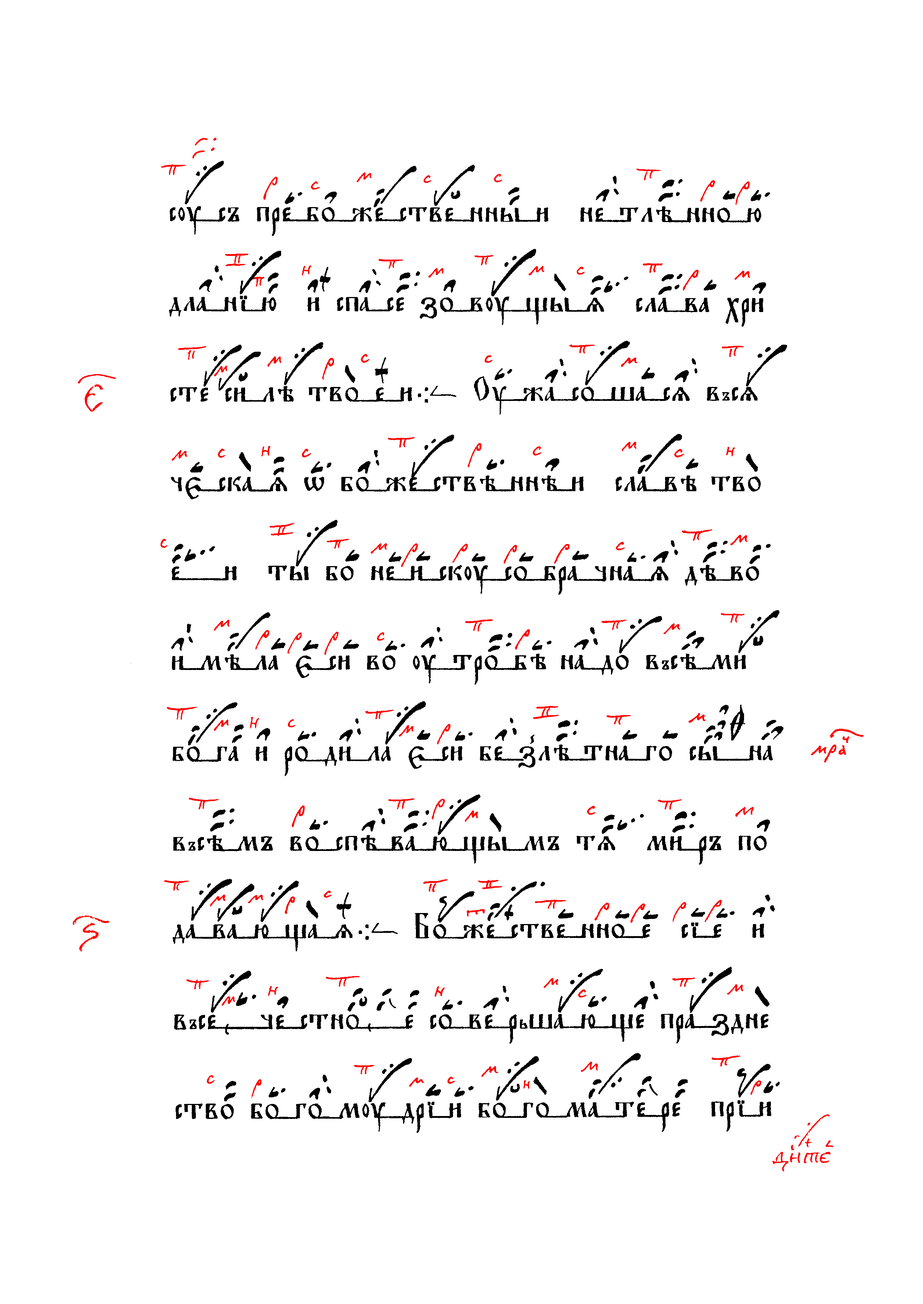
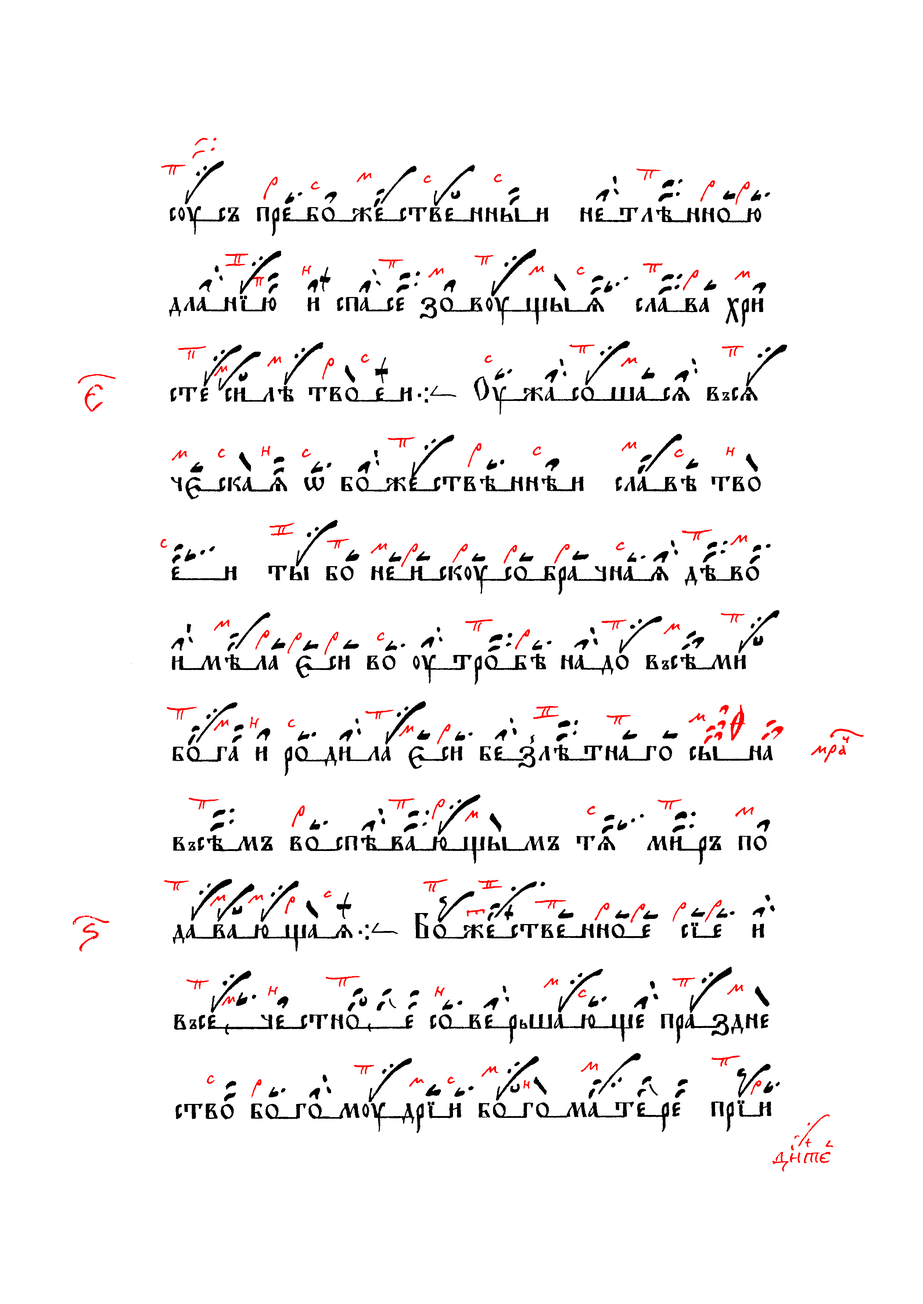
Two versions of the same layered image (923x1304). Layer-by-layer changes:
painted on "Червила" over 703, 704, 783, 745
painted on "Чернила" over 703, 704, 783, 745
